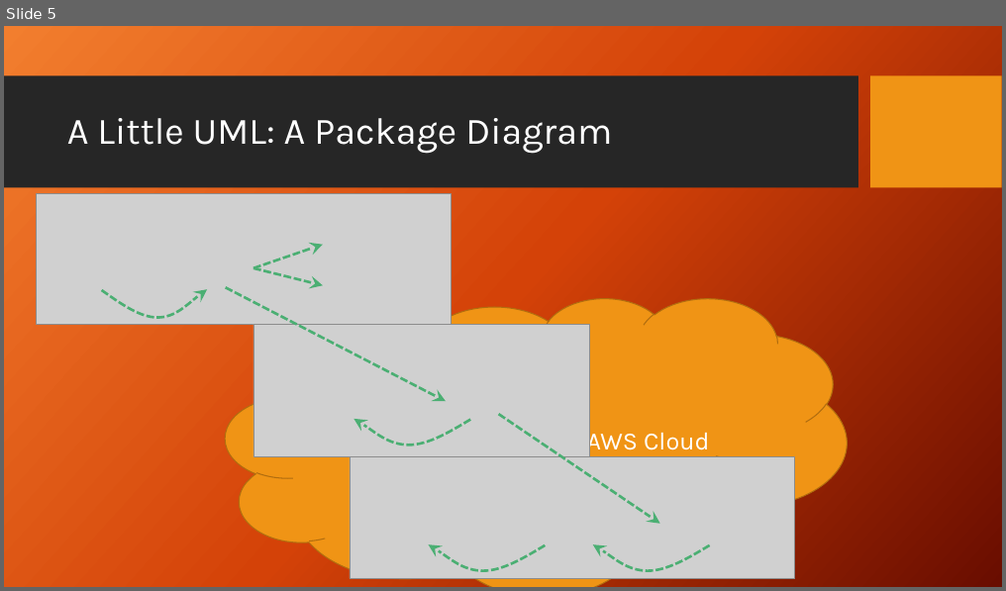
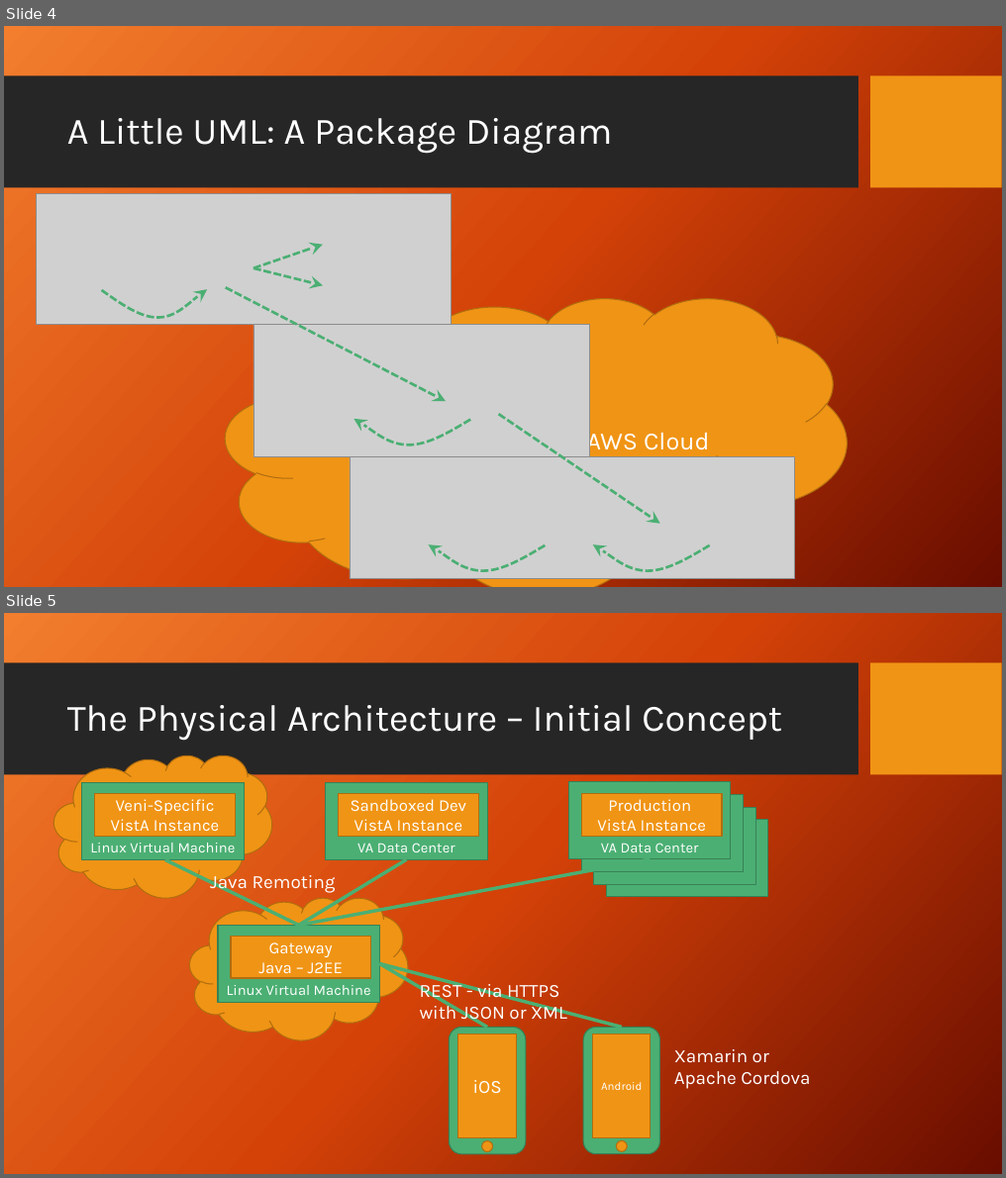
Before and after one commit to rmurray1/veniapp, a slide deck: FINAL DELIVERABLES/Veni System Report Apr 22.pptx. Shown one above the other, each under a label of ours: slide 5 before the commit, slides 4 and 5 after it. The pictures are 1006x591 and 1006x1178 pixels, drawn with LibreOffice and Linux fonts; fonts in the diff are those of the drawing; grey boxes stand for pictures; background and template pictures are left out. Boxes give left, top, right and bottom in pixels: in the first picture for what was removed or moved away, otherwise in the second. Text is boxed around its words. In the diff, an @@ line names an element or a change of style, - is before the commit and + after.

```diff
--- a/FINAL DELIVERABLES/Veni System Report Apr 22.pptx
+++ b/FINAL DELIVERABLES/Veni System Report Apr 22.pptx
@@ slide 5 added at (x1=4, y1=613, x2=1002, y2=1174), background picture (left out); not listed: 2 template elements that a slide beside it also shows @@
@@ title added at (x1=67, y1=705, x2=782, y2=740), 36 pt, text #FFFFFF @@
+The Physical Architecture – Initial Concept
@@ cloud added at (x1=54, y1=756, x2=272, y2=897), fill #F09415, outline #B26D10 1 pt @@
@@ rectangle added at (x1=82, y1=783, x2=244, y2=861), fill #4BAF73, outline #378155 1 pt, 14 pt, text #FFFFFF @@
+Linux Virtual Machine
@@ rectangle added at (x1=326, y1=783, x2=487, y2=861), fill #4BAF73, outline #378155 1 pt, 14 pt, text #FFFFFF @@
+VA Data Center
@@ rectangle added at (x1=569, y1=782, x2=731, y2=860), fill #4BAF73, outline #378155 1 pt, 14 pt, text #FFFFFF @@
+VA Data Center
@@ rectangle added at (x1=95, y1=794, x2=236, y2=836), fill #F09415, outline #B26D10 1 pt, 16 pt, text #FFFFFF @@
+Veni-Specific VistA Instance
@@ rectangle added at (x1=339, y1=794, x2=478, y2=836), fill #F09415, outline #B26D10 1 pt, 16 pt, text #FFFFFF @@
+Sandboxed Dev VistA Instance
@@ rectangle added at (x1=581, y1=795, x2=743, y2=872), fill #4BAF73, outline #378155 1 pt @@
@@ rectangle added at (x1=582, y1=793, x2=722, y2=836), fill #F09415, outline #B26D10 1 pt, 16 pt, text #FFFFFF @@
+Production VistA Instance
@@ rectangle added at (x1=594, y1=808, x2=755, y2=884), fill #4BAF73, outline #378155 1 pt @@
@@ rectangle added at (x1=607, y1=820, x2=768, y2=897), fill #4BAF73, outline #378155 1 pt @@
@@ line added from (165, 861) to (299, 925), #4BAF73 3.25 pt @@
@@ text added at (x1=210, y1=871, x2=336, y2=894), 18 pt, text #FFFFFF @@
+Java Remoting
@@ line added from (407, 861) to (299, 925), #4BAF73 3.25 pt @@
@@ line added from (650, 860) to (299, 925), #4BAF73 3.25 pt @@
@@ cloud added at (x1=190, y1=898, x2=408, y2=1041), fill #F09415, outline #B26D10 1 pt @@
@@ rectangle added at (x1=218, y1=925, x2=380, y2=1002), fill #4BAF73, outline #378155 1 pt, 14 pt, text #FFFFFF @@
+Linux Virtual Machine
@@ rectangle added at (x1=231, y1=937, x2=371, y2=978), fill #F09415, outline #B26D10 1 pt, 16 pt, text #FFFFFF @@
+Gateway
+Java – J2EE
@@ line added from (380, 964) to (487, 1027), #4BAF73 3.25 pt @@
@@ line added from (380, 964) to (622, 1027), #4BAF73 3.25 pt @@
@@ text added at (x1=420, y1=980, x2=567, y2=1025), 18 pt, text #FFFFFF @@
+REST - via HTTPS
+with JSON or XML
@@ text added at (x1=674, y1=1050, x2=810, y2=1089), 18 pt, text #FFFFFF @@
+Xamarin or
+Apache Cordova
@@ group added at (x1=450, y1=1027, x2=659, y2=1155): 2 rounded rectangles, 2 rectangles, 2 ellipses @@
+iOS
+Android
@@ what was slide 5 is now slide 4 @@
```
Also in this commit, not shown: 3 slides changed.
